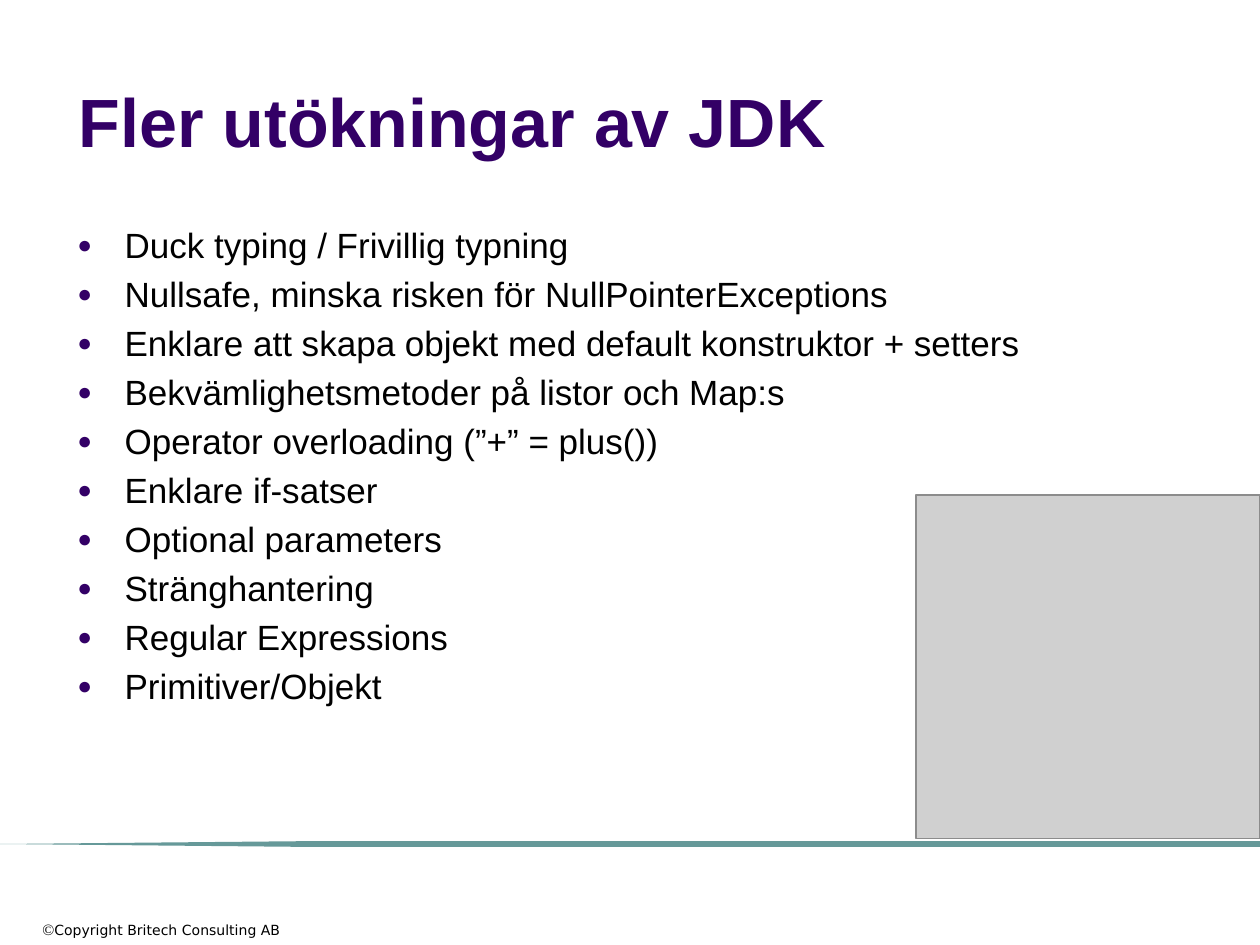
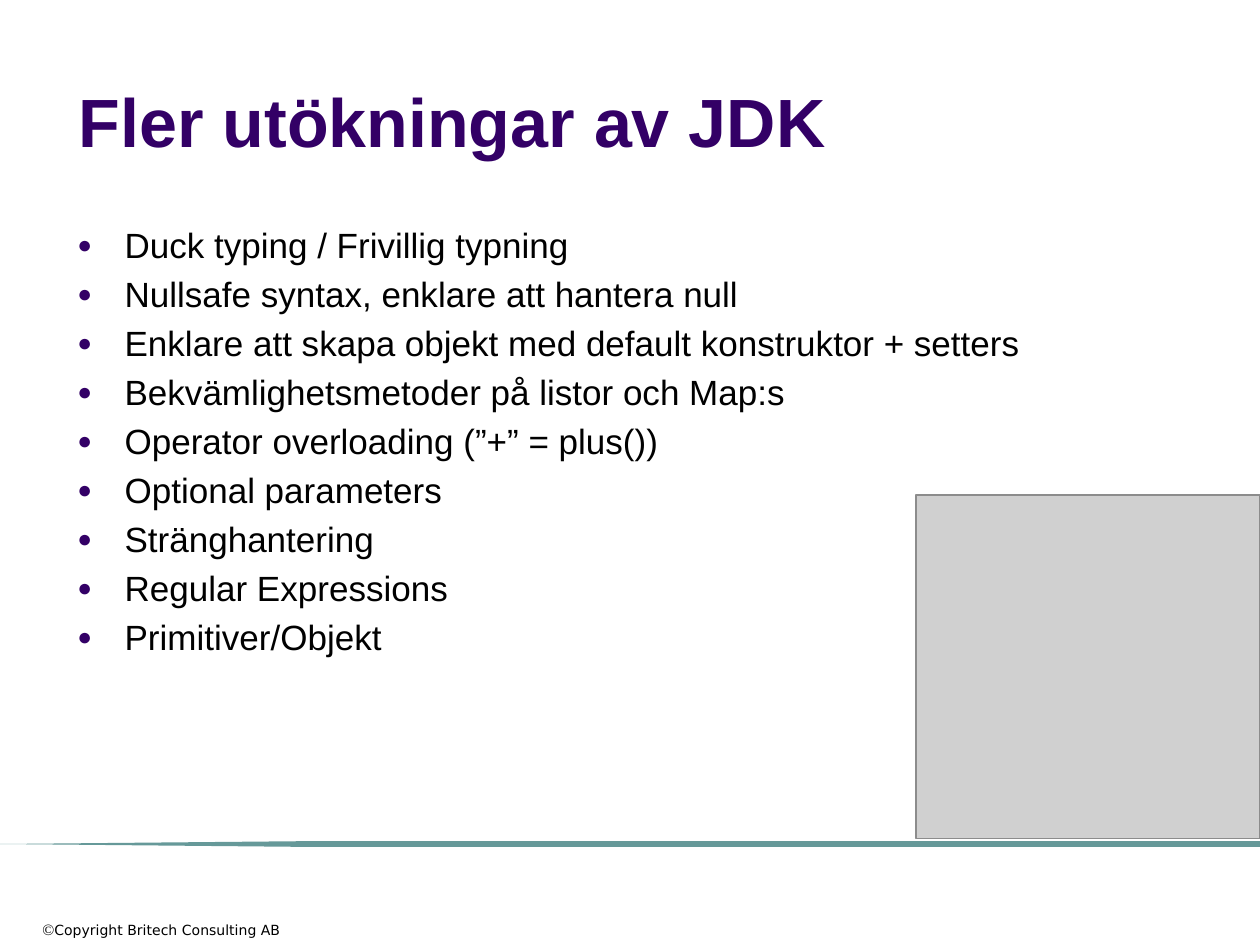
Before and after one commit to me97esn/groovyseminarium, a slide deck: slide 30 of groovyseminarie/dokument/groovyseminarium_source_w_logo.pptx. Drawn at 1260x945 pixels with LibreOffice and Linux fonts; fonts in the diff are those of the drawing; grey boxes stand for pictures; background and template pictures are left out. Boxes give left, top, right and bottom in pixels: in the first picture for what was removed or moved away, otherwise in the second. Text is boxed around its words. In the diff, an @@ line names an element or a change of style, - is before the commit and + after.

```diff
--- a/groovyseminarie/dokument/groovyseminarium_source_w_logo.pptx
+++ b/groovyseminarie/dokument/groovyseminarium_source_w_logo.pptx
@@ text at (125,281,737,314): text changed @@
-● Nullsafe, minska risken för NullPointerExceptions
+● Nullsafe syntax, enklare att hantera null
@@ text at (125,477,378,504): paragraph removed @@
-● Enklare if-satser
```
Also in this commit, not shown: 4 other files.
